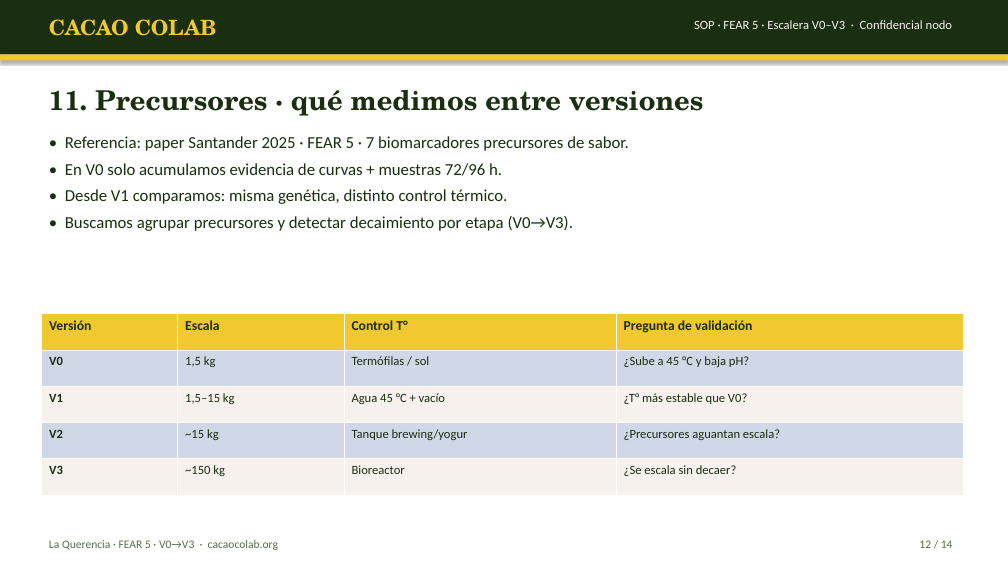
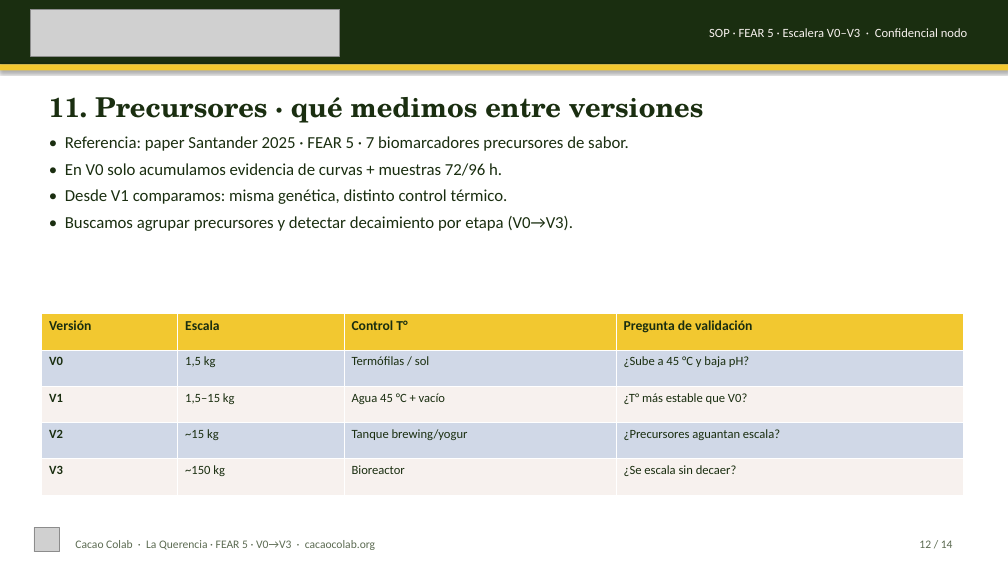
Before and after one commit to amauryamed-svg/cacao-colab, a slide deck: slide 12 of docs/sop/querencia/SOP-V0-V3-FEAR5-La-Querencia.pptx. Drawn at 1008x567 pixels with LibreOffice and Linux fonts; fonts in the diff are those of the drawing; grey boxes stand for pictures. Boxes give left, top, right and bottom in pixels: in the first picture for what was removed or moved away, otherwise in the second. Text is boxed around its words. In the diff, an @@ line names an element or a change of style, - is before the commit and + after.

```diff
--- a/docs/sop/querencia/SOP-V0-V3-FEAR5-La-Querencia.pptx
+++ b/docs/sop/querencia/SOP-V0-V3-FEAR5-La-Querencia.pptx
@@ rectangle: place and size @@
-rectangle at <box>0,0,1008,54</box>
+rectangle at <box>0,0,1008,64</box>
@@ picture added at <box>30,9,340,56</box> @@
@@ text removed at <box>49,19,217,36</box> @@
-CACAO COLAB
@@ text "SOP · FEAR 5 · ...": place and size @@
-text "SOP · FEAR 5 · ..." at <box>694,20,952,29</box>
+text "SOP · FEAR 5 · ..." at <box>709,28,967,37</box>
@@ rectangle: place and size @@
-rectangle at <box>0,54,1008,60</box>
+rectangle at <box>0,64,1008,70</box>
@@ text "11. Precursores · qué medimos ...": place and size @@
-text "11. Precursores · qué medimos ..." at <box>49,90,704,116</box>
+text "11. Precursores · qué medimos ..." at <box>49,97,704,123</box>
@@ picture added at <box>34,528,60,552</box> @@
@@ text at <box>75,540,375,550</box>: text changed @@
-La Querencia · FEAR 5 · V0→V3 · cacaocolab.org
+Cacao Colab · La Querencia · FEAR 5 · V0→V3 · cacaocolab.org
```
Also in this commit, not shown: 13 other slides changed, 11 other files.
